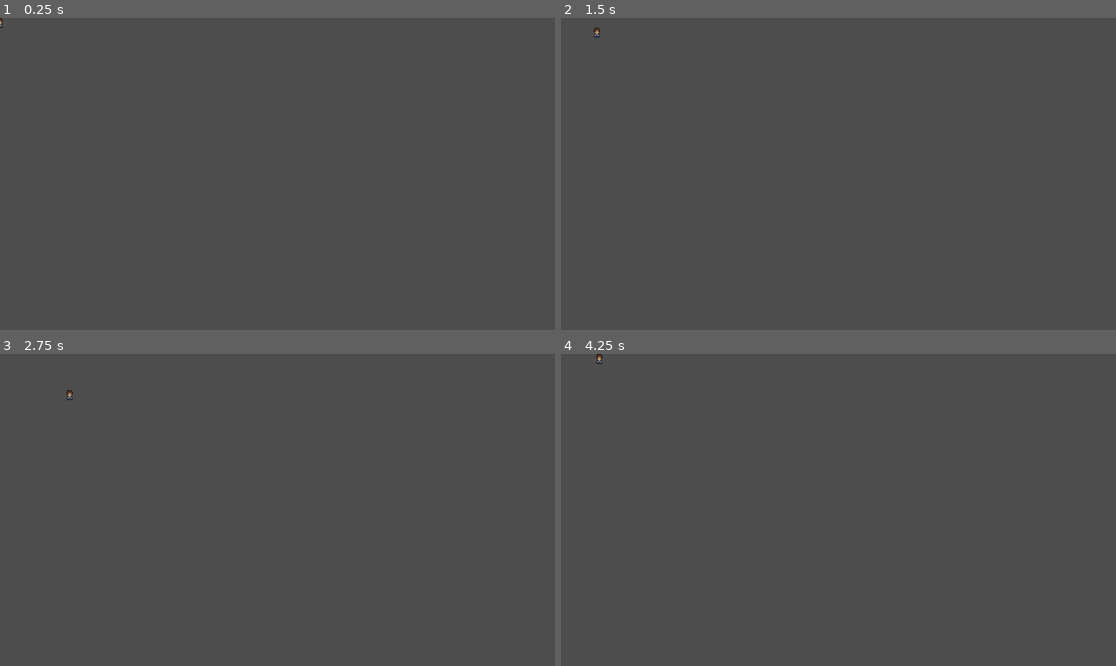
Above: before the commit, frames 1-4 (two rows, left to right).
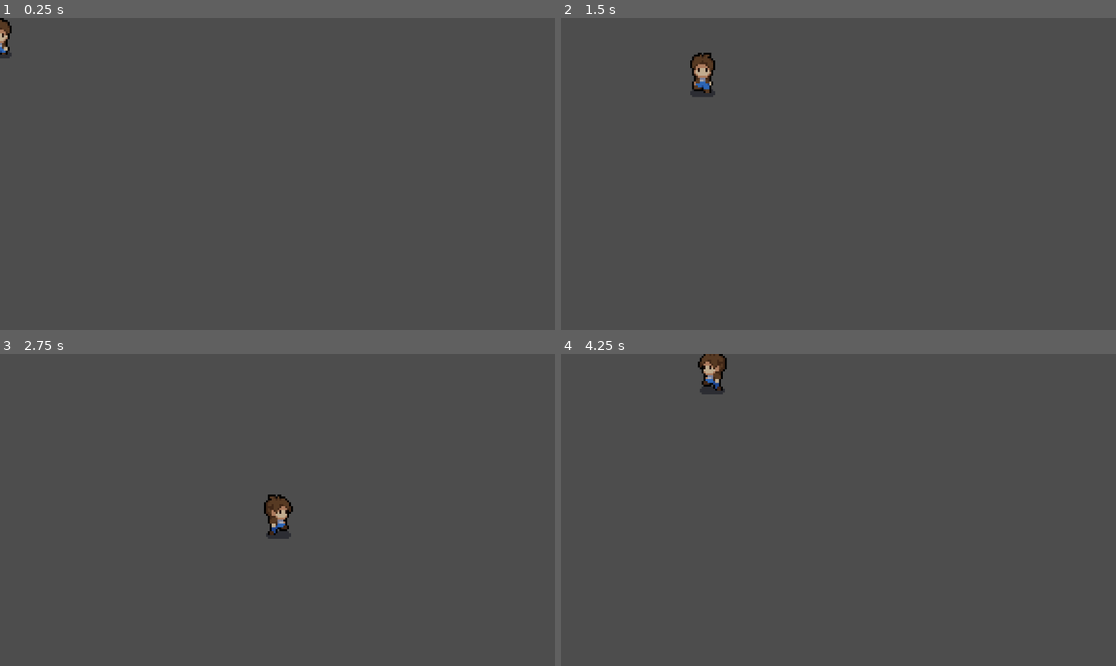
Above: after the commit, the same moments.

Repository: GuillermoBaldan/mystic-woods
Game: Godot game, scene res://scene/player.tscn
Same seed, same stepped clock (60 frames per second), same inputs: the game is played once before the commit and once after it.
Inputs:
- Up to frame 1 (0.25 s): no input
- Up to frame 2 (1.5 s): tap Enter at 0.5 s; hold Right (ui_right) 0.53-1.28 s; hold Down (ui_down) from 1.28 s (still down)
- Up to frame 3 (2.75 s): release Down (ui_down) at 2.03 s; hold Right (ui_right) from 2.03 s (still down)
- Up to frame 4 (4.25 s): release Right (ui_right) at 2.78 s; hold Up (ui_up) 2.78-3.53 s; hold Left (ui_left) from 3.53 s (still down)

The runs differ from the first frame. In frame 1, 0.2% of the frame differs, in the area x 0-3%, y 0-13%; in frame 2, 0.6%; in frame 3, 0.6%, in the area x 12-53%, y 11-60%; in frame 4, 0.6%.

Commit message:
animation and controls

Diff:
--- a/project.godot
+++ b/project.godot
@@ -15,6 +15,10 @@
 config/features=PackedStringArray("4.2", "GL Compatibility")
 config/icon="res://icon.svg"
 
+[display]
+
+window/stretch/scale=4.0
+
 [rendering]
 
 textures/canvas_textures/default_texture_filter=0
--- a/scripts/player.gd
+++ b/scripts/player.gd
@@ -1,6 +1,7 @@
 extends CharacterBody2D
 
 const speed = 100
+var current_dir = "none"
 
 func _physics_process(delta):
 	player_movement(delta)
@@ -8,19 +9,58 @@
 func player_movement(delta):
 
 	if Input.is_action_pressed("ui_right"):
+		current_dir = "right"
+		play_anim(1)
 		velocity.x = speed
 		velocity.y = 0
 	elif Input.is_action_pressed("ui_left"):
+		current_dir = "left"
+		play_anim(1)
 		velocity.x = -speed
 		velocity.y = 0
 	elif Input.is_action_pressed("ui_down"):
+		current_dir = "down"
+		play_anim(1)
 		velocity.y = speed
 		velocity.x = 0
 	elif Input.is_action_pressed("ui_up"):
+		current_dir = "up"
+		play_anim(1)
 		velocity.y = -speed
 		velocity.x = 0
 	else:
+		play_anim(0)
 		velocity.x = 0
 		velocity.y = 0
 
 	move_and_slide();
+
+func play_anim(movement):
+	var dir = current_dir
+	var anim = $AnimatedSprite2D
+
+	if dir == "right":
+		anim.flip_h = false
+		if movement == 1:
+			anim.play("side_walk")
+		elif movement == 0:
+			anim.play("side_idle")
+	if dir == "left":
+		anim.flip_h = true
+		if movement == 1:
+			anim.play("side_walk")
+		elif movement == 0:
+			anim.play("side_idle")
+
+	if dir == "down":
+			anim.flip_h = true
+			if movement == 1:
+				anim.play("front_walk")
+			elif movement == 0:
+				anim.play("front_idle")
+	if dir == "up":
+		anim.flip_h = true
+		if movement == 1:
+			anim.play("back_walk")
+		elif movement == 0:
+			anim.play("back_idle")
